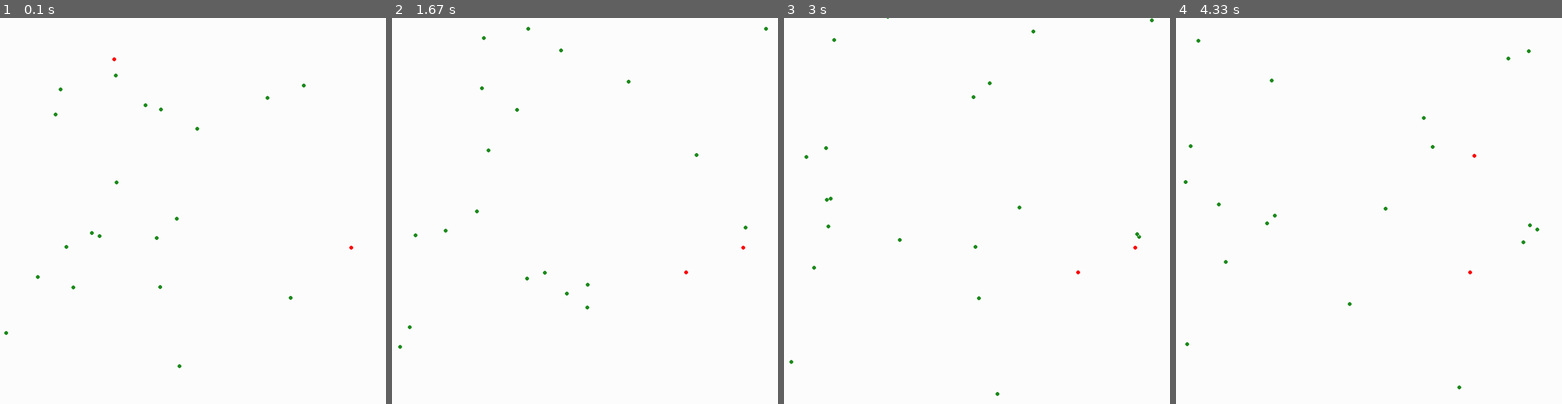
Above: before the commit, frames 1-4 (left to right).
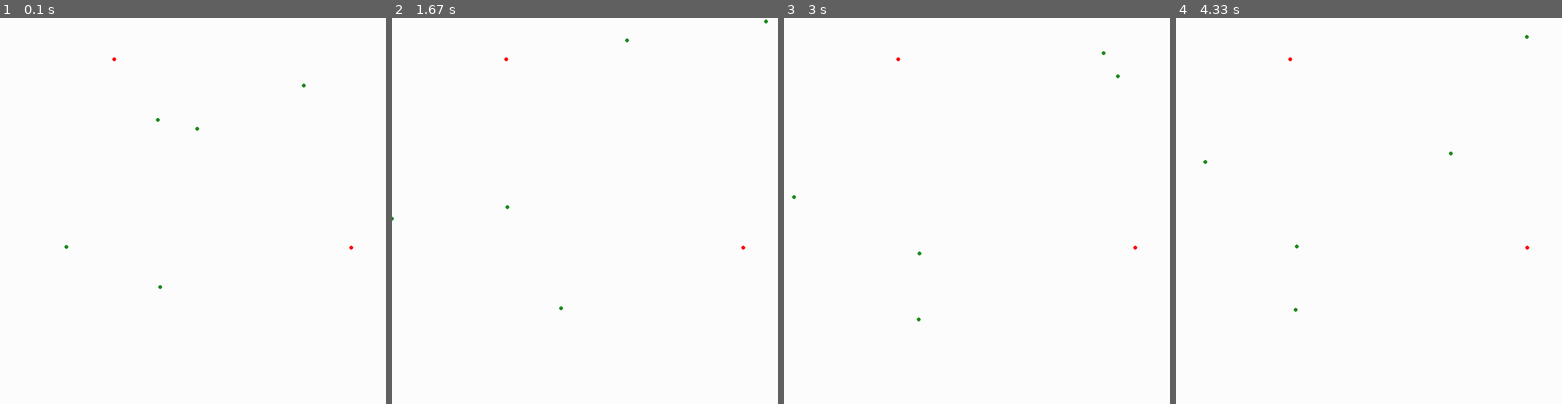
Above: after the commit, the same moments.

Repository: gregwinther/mas
Game: pygame game, started from task_search/pygame_task_search.py
Two runs of this game, one before a commit and one after it. Both use one fixed random seed, a clock stepped at 60 frames per second and the inputs below.
Inputs:
- Up to frame 1 (0.1 s): no input
- Up to frame 2 (1.67 s): no input
- Up to frame 3 (3 s): no input
- Up to frame 4 (4.33 s): no input

The runs differ from the first frame. In frame 1, 0.2% of the frame differs, in the area x 1-76%, y 14-91%; in frame 2, 0.2%; in frame 3, 0.2%; in frame 4, 0.3%, in the area x 2-95%, y 4-97%.

Commit message:
Add communication distance

Diff:
--- a/task_search/pygame_task_search.py
+++ b/task_search/pygame_task_search.py
@@ -54,7 +54,7 @@
 
 
 class Agent(pygame.sprite.Sprite):
-    def __init__(self, x, y, Rv=25, boundary=1000):
+    def __init__(self, x, y, Rv=25, boundary=1000, Rd=250):
         super().__init__()
         radius = 5
         self.image = pygame.Surface([radius * 2] * 2)
@@ -66,7 +66,7 @@
         self.rect.x, self.rect.y = x, y
 
         self.Rv = Rv  # / FRAME_RATE
-        self.Rd = 250
+        self.Rd = Rd
 
         self.vel = np.random.rand(2) * 2 - 1
         self.trend = (np.random.rand(2) * 2 - 1) / 2
@@ -137,6 +137,7 @@
         self.Tc = 1
         self.Tr = 50
         self.n_R = 1
+        self.Rd = 250
 
         self.replace_tasks = True
         self.communicate = False
@@ -171,7 +172,7 @@
 
         for x, y in R_pos:
 
-            R = Agent(x, y)
+            R = Agent(x, y, Rd=self.Rd)
             self.agents.add(R)
 
         clock = pygame.time.Clock()
@@ -246,6 +247,7 @@
     simulation.write = True
     simulation.n_T = 2
     simulation.Tr = 50
-    simulation.n_R = 20
+    simulation.n_R = 5
+    simulation.Rd = 1000
     simulation.Tc = 3
     simulation.start()
